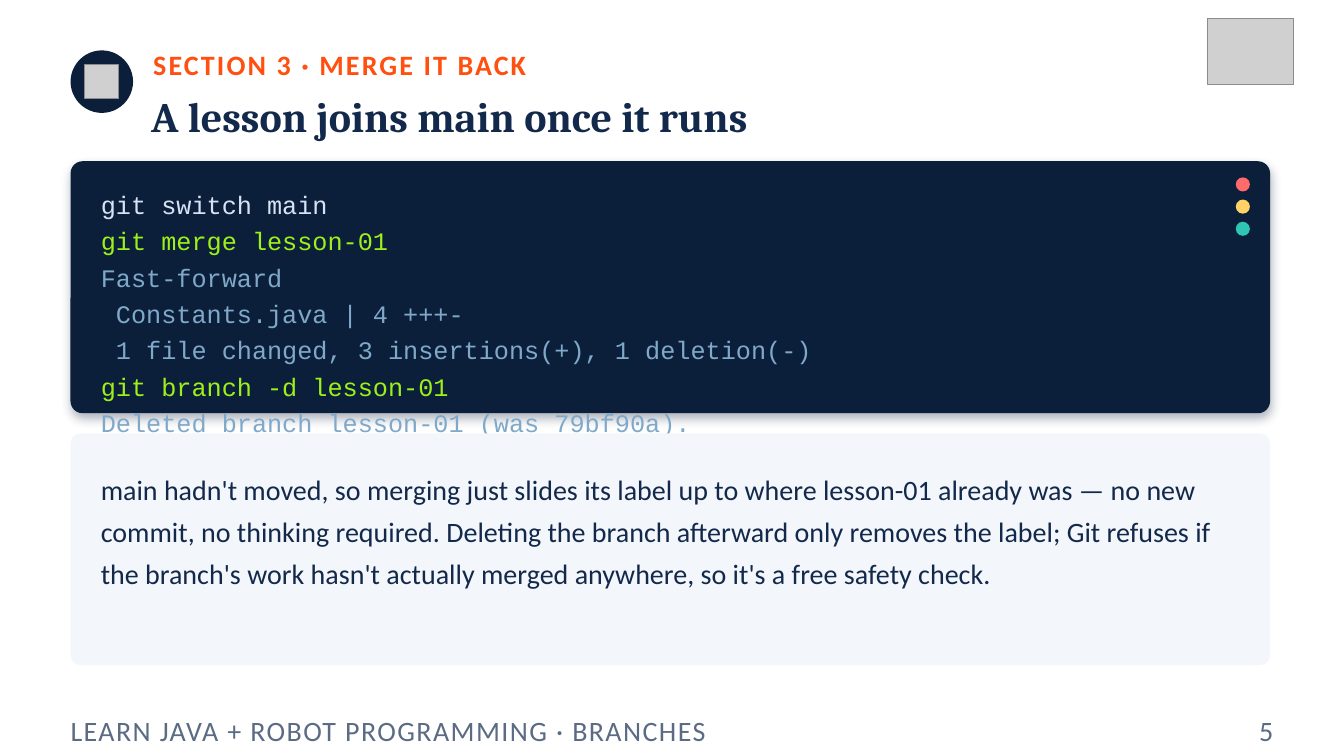
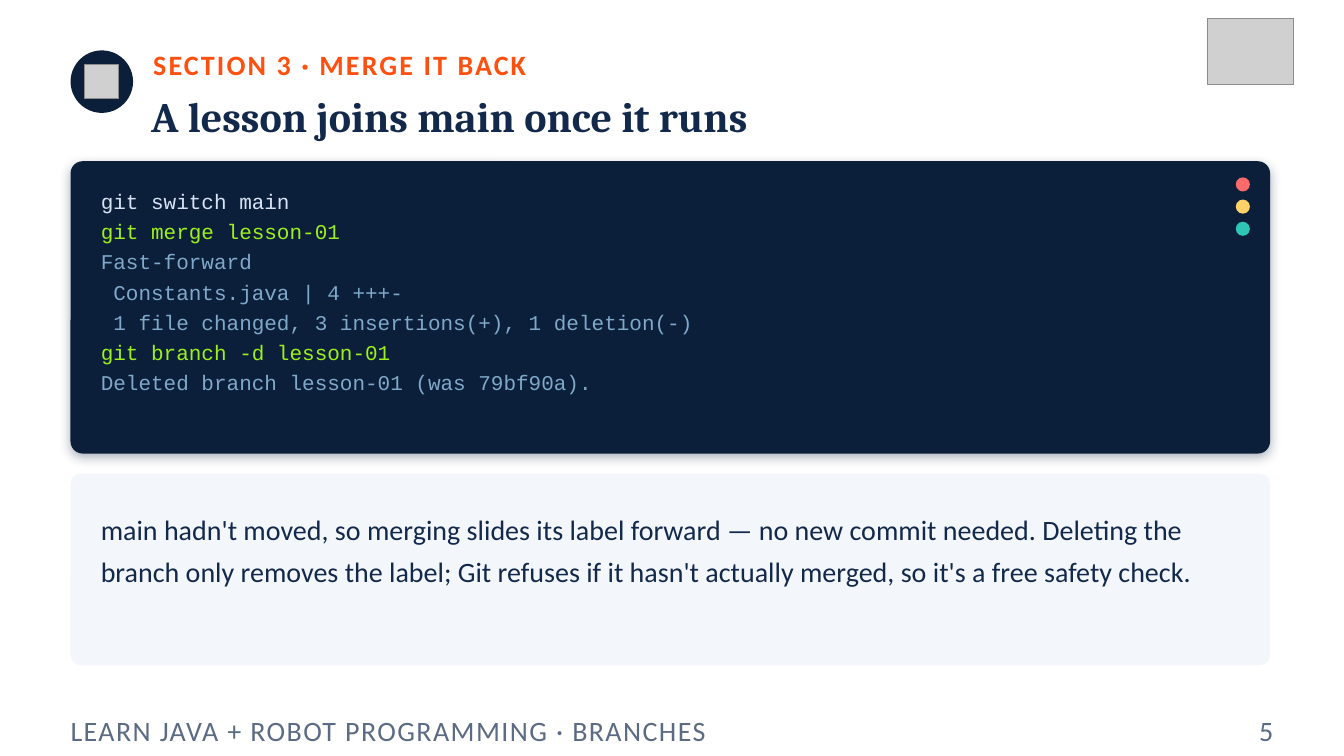
Before and after one commit to FRC5010/BasicRobotLessons, a slide deck: slide 5 of docs/presentations/v3/aside-git-branching.pptx. Drawn at 1344x756 pixels with LibreOffice and Linux fonts; fonts in the diff are those of the drawing; grey boxes stand for pictures. Boxes give left, top, right and bottom in pixels: in the first picture for what was removed or moved away, otherwise in the second. Text is boxed around its words. In the diff, an @@ line names an element or a change of style, - is before the commit and + after.

```diff
--- a/docs/presentations/v3/aside-git-branching.pptx
+++ b/docs/presentations/v3/aside-git-branching.pptx
@@ rounded rectangle resized from (x1=71, y1=161, x2=1270, y2=413) to (x1=71, y1=161, x2=1270, y2=454) @@
@@ rounded rectangle at (x1=71, y1=161, x2=1270, y2=454): proportions changed @@
@@ text "git switch main" at (x1=101, y1=194, x2=692, y2=395): size 18 to 15 pt @@
@@ rounded rectangle at (x1=71, y1=474, x2=1270, y2=665): proportions changed @@
@@ rounded rectangle resized from (x1=71, y1=434, x2=1270, y2=665) to (x1=71, y1=474, x2=1270, y2=665) @@
@@ text at (x1=101, y1=520, x2=1190, y2=587): text changed @@
-main hadn't moved, so merging just slides its label up to where lesson-01 already was — no new commit, no thinking required. Deleting the branch afterward only removes the label; Git refuses if the branch's work hasn't actually merged anywhere, so it's a free safety check.
+main hadn't moved, so merging slides its label forward — no new commit needed. Deleting the branch only removes the label; Git refuses if it hasn't actually merged, so it's a free safety check.
```
Also in this commit, not shown: 8 other slides changed, 8 other files.
